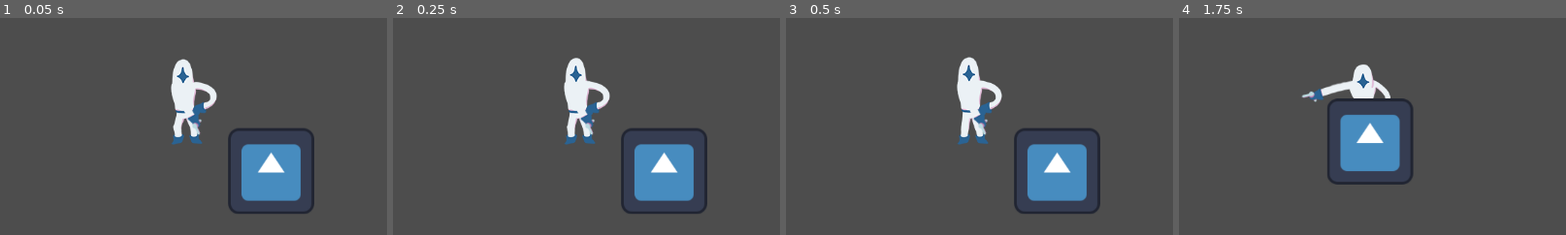
Above: before the commit, frames 1-4 (left to right).
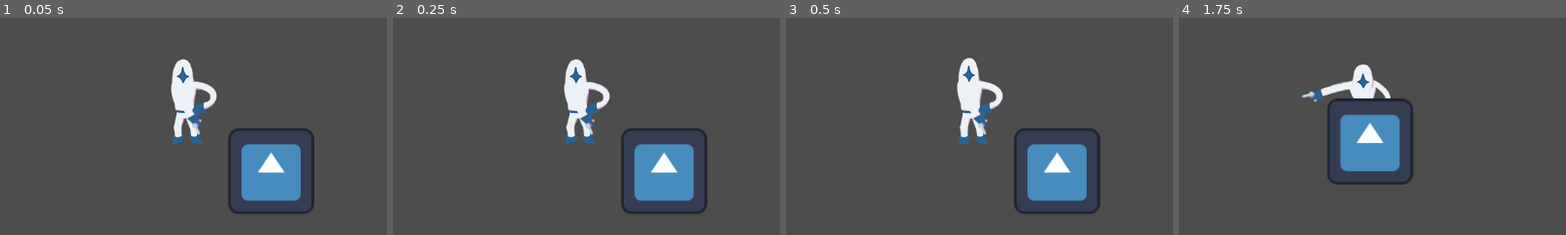
Above: after the commit, the same moments.

Repository: ParisRomane/Scientific_game_jam
Game: Godot game, scene res://scenes/entropy_battle.tscn
Same seed, same stepped clock (60 frames per second), same inputs: the game is played once before the commit and once after it. The engine's default icon, where the game draws it, is replaced by a stand-in: a white triangle on a blue panel in a dark square.
Inputs (mouse positions are % of the whole screen's width and height, from its top left):
- Up to frame 1 (0.05 s): no input
- Up to frame 2 (0.25 s): no input
- Up to frame 3 (0.5 s): no input
- Up to frame 4 (1.75 s): move the mouse to (72, 45) at 0.52 s; press the mouse at (72, 45) at 0.53 s; hold Right (ui_right) 0.53-1.28 s; move the mouse to (30, 55) at 1.27 s; release the mouse at (30, 55) at 1.28 s; hold Down (ui_down) from 1.28 s (still down); click (30, 55) at 1.35 s
The pictures show only the part of the screen within x 26-76%, y 31-81%; the shares and areas given below are measured in that part.

The runs differ from the first frame. In frame 1, 0.1% of the frame differs, in the area x 44-56%, y 20-55%; in frame 2, 0.2%; in frame 3, 0.4%, in the area x 44-57%, y 17-55%; in frame 4, nothing differs.

Commit message:
Shortened shoot.mp3. Added hit and shoot sound to player.

Diff:
--- a/scenes/player.tscn
+++ b/scenes/player.tscn
@@ -119,7 +119,7 @@
 sprite_frames = SubResource("SpriteFrames_u7oem")
 animation = &"idle"
 autoplay = "idle"
-frame_progress = 0.815564
+frame_progress = 0.0450979
 
 [node name="Arm" type="AnimatedSprite2D" parent="."]
 position = Vector2(-11, -22)
@@ -133,4 +133,10 @@
 position = Vector2(77, 4)
 scale = Vector2(0.323144, 9.43973)
 
+[node name="Sounds" type="Node" parent="."]
+
+[node name="Hit" type="AudioStreamPlayer" parent="Sounds"]
+
+[node name="Shoot" type="AudioStreamPlayer" parent="Sounds"]
+
 [connection signal="timeout" from="Reload" to="." method="_on_reload_timeout"]
--- a/scripts/Player.gd
+++ b/scripts/Player.gd
@@ -43,6 +43,8 @@
 
 	$Arm.animation_finished.connect(_on_shoot_animation_finished)
 
+	$Sounds/Hit.stream = load("res://Assets/son/hit.wav")
+	$Sounds/Shoot.stream = load("res://Assets/son/shoot.mp3")
 
 func _physics_process(delta):	# 60 FPS (delta is in s)
 	if pv <= 0:
@@ -57,6 +59,7 @@
 
 func hit(damage):
 	pv -= damage
+	$Sounds/Hit.play()
 
 var regen_clock = 0
 func update_pv(delta):
@@ -74,7 +77,6 @@
 		player_update_pv.emit(pv)
 
 func action_loop():
-
 	right = Input.is_action_pressed("ui_right")
 	left = Input.is_action_pressed("ui_left")
 	up = Input.is_action_pressed("ui_up")
@@ -109,7 +111,6 @@
 		$AnimatedSprite2D.play("move")
 
 func shooting():
-
 	if shoot and can_shoot and !is_dead:
 		shoot_line = get_global_mouse_position() - global_position
 		var b = bullet.instantiate()
@@ -129,6 +130,8 @@
 
 		$Arm.play("shoot")
 
+		$Sounds/Shoot.play()
+
 func _on_shoot_animation_finished():
 	$Arm.play("idle")
 
Not shown, added: Assets/son/shoot.mp3
Not shown, removed: Assets/son/shot.mp3
